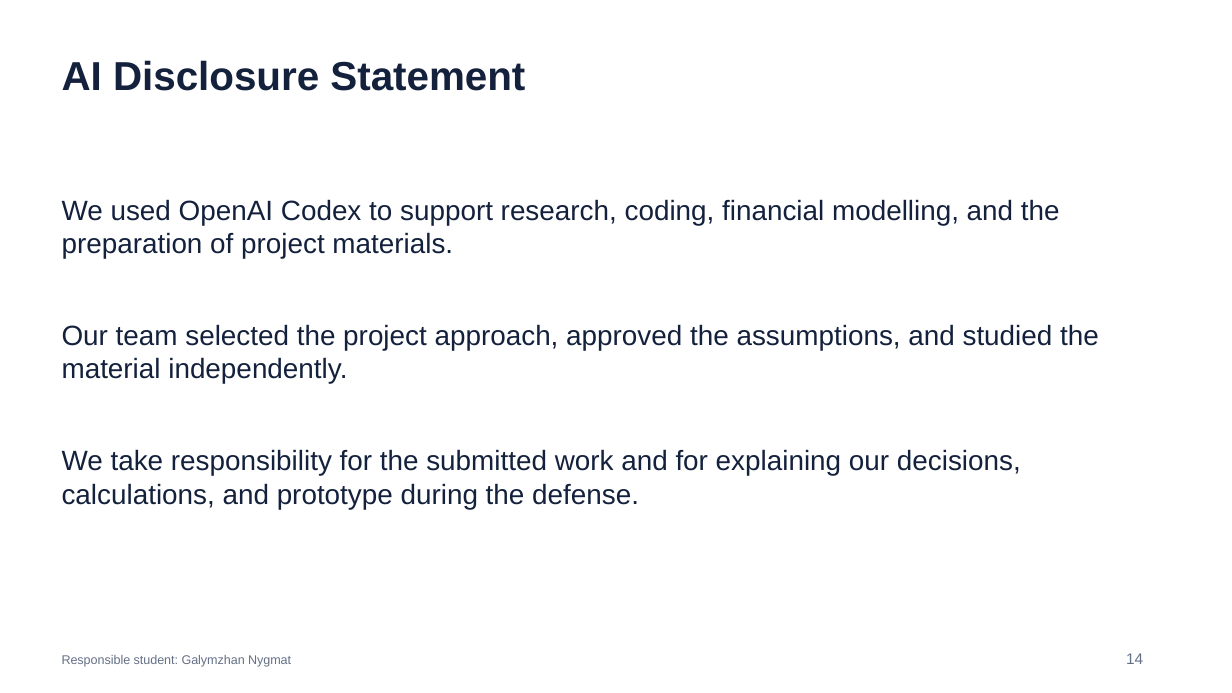
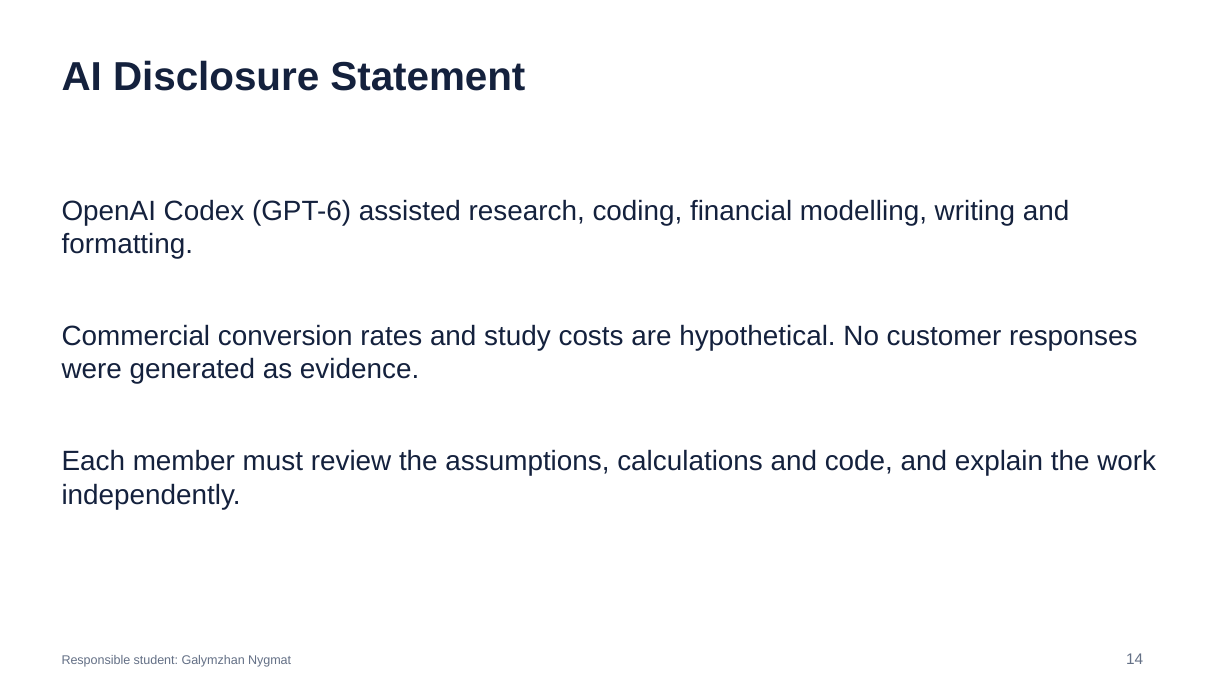
Before and after one commit to Arlan-prog/FinanceFinal, a slide deck: slide 14 of Final_Project_Presentation.pptx. Drawn at 1232x693 pixels with LibreOffice and Linux fonts; fonts in the diff are those of the drawing. Boxes give left, top, right and bottom in pixels: in the first picture for what was removed or moved away, otherwise in the second. Text is boxed around its words. In the diff, an @@ line names an element or a change of style, - is before the commit and + after.

Commit message:
Revise acquisition model, financial feasibility and final defense materials

```diff
--- a/Final_Project_Presentation.pptx
+++ b/Final_Project_Presentation.pptx
@@ text at bbox=[62, 199, 1069, 259]: text changed @@
-We used OpenAI Codex to support research, coding, financial modelling, and the preparation of project materials.
+OpenAI Codex (GPT-6) assisted research, coding, financial modelling, writing and formatting.
@@ text at bbox=[62, 324, 1138, 384]: text changed @@
-Our team selected the project approach, approved the assumptions, and studied the material independently.
+Commercial conversion rates and study costs are hypothetical. No customer responses were generated as evidence.
@@ text at bbox=[62, 449, 1156, 509]: text changed @@
-We take responsibility for the submitted work and for explaining our decisions, calculations, and prototype during the defense.
+Each member must review the assumptions, calculations and code, and explain the work independently.
```
Also in this commit, not shown: 8 other slides changed, 7 slides added, 4 slides removed, 17 other files.
